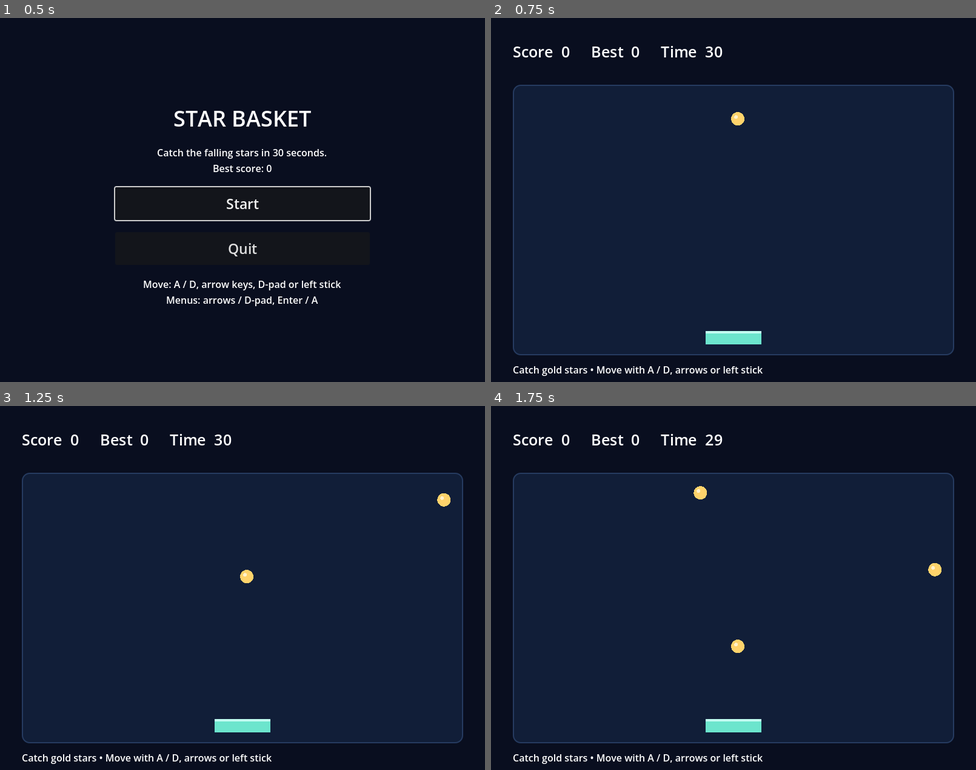
Above: before the commit, frames 1-4 (two rows, left to right).
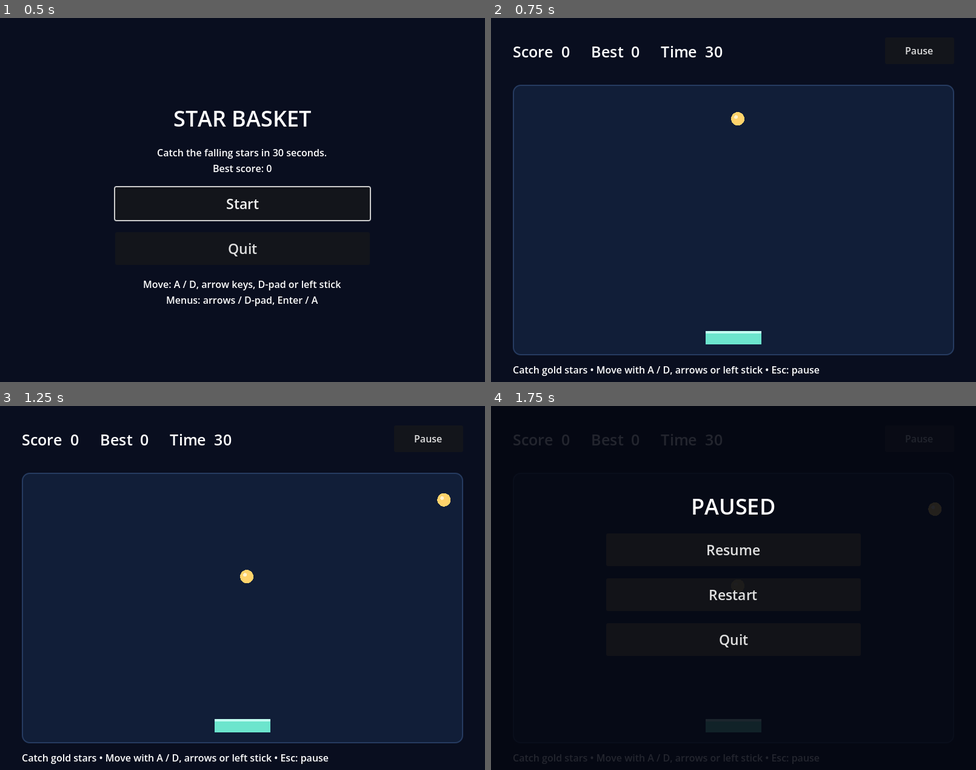
Above: after the commit, the same moments.

Repository: Klyve-09/hstack-trial-godot
Game: Godot game, scene res://main.tscn
Same seed, same stepped clock (60 frames per second), same inputs: the game is played once before the commit and once after it.
Inputs (mouse positions are in pixels of both pictures, inside the frame that each line leads up to):
- Up to frame 1 (0.5 s): no input
- Up to frame 2 (0.75 s): click "Start" at 0.5 s
- Up to frame 3 (1.25 s): no input
- Up to frame 4 (1.75 s): click (917, 438) at 1.25 s, where only the run after the commit has a clickable "Pause"

Frame 1 is identical in both runs. In frame 2, 0.1% of the frame differs, in the area x 56-92%, y 8-99%; in frame 3, 0.1%; in frame 4, 68%, in the area x 4-96%, y 7-99%.

Commit message:
Add an in-game pause menu

Diff:
--- a/scripts/game.gd
+++ b/scripts/game.gd
@@ -23,6 +23,7 @@
 var interface: Control
 var menu: VBoxContainer
 var hud: Label
+var pause_overlay: ColorRect
 
 
 func _ready() -> void:
@@ -34,6 +35,12 @@
 	interface.set_anchors_and_offsets_preset(Control.PRESET_FULL_RECT)
 	layer.add_child(interface)
 	show_title()
+
+
+func _unhandled_input(event: InputEvent) -> void:
+	if screen == Screen.PLAY and event.is_action_pressed("ui_cancel"):
+		show_pause_menu()
+		get_viewport().set_input_as_handled()
 
 
 func _process(delta: float) -> void:
@@ -104,10 +111,64 @@
 	hud.add_theme_font_size_override("font_size", 25)
 	interface.add_child(hud)
 	var hint := Label.new()
-	hint.text = "Catch gold stars • Move with A / D, arrows or left stick"
+	hint.text = "Catch gold stars • Move with A / D, arrows or left stick • Esc: pause"
 	hint.position = Vector2(36, 568)
 	interface.add_child(hint)
-	queue_redraw()
+	var pause_button := Button.new()
+	pause_button.text = "Pause"
+	pause_button.position = Vector2(650, 32)
+	pause_button.custom_minimum_size = Vector2(114, 44)
+	pause_button.pressed.connect(show_pause_menu)
+	interface.add_child(pause_button)
+	queue_redraw()
+
+
+func show_pause_menu() -> void:
+	if screen != Screen.PLAY or is_instance_valid(pause_overlay):
+		return
+	pause_overlay = ColorRect.new()
+	pause_overlay.color = Color(0.02, 0.03, 0.07, 0.88)
+	pause_overlay.process_mode = Node.PROCESS_MODE_WHEN_PAUSED
+	pause_overlay.set_anchors_and_offsets_preset(Control.PRESET_FULL_RECT)
+	interface.add_child(pause_overlay)
+	var panel := VBoxContainer.new()
+	panel.position = Vector2(190, 140)
+	panel.size = Vector2(420, 0)
+	panel.add_theme_constant_override("separation", 20)
+	pause_overlay.add_child(panel)
+	var heading := Label.new()
+	heading.text = "PAUSED"
+	heading.horizontal_alignment = HORIZONTAL_ALIGNMENT_CENTER
+	heading.add_theme_font_size_override("font_size", 36)
+	panel.add_child(heading)
+	_add_pause_button(panel, "Resume", resume_round)
+	_add_pause_button(panel, "Restart", restart_round)
+	_add_pause_button(panel, "Quit", get_tree().quit)
+	get_tree().paused = true
+
+
+func resume_round() -> void:
+	if not is_instance_valid(pause_overlay):
+		return
+	get_tree().paused = false
+	interface.remove_child(pause_overlay)
+	pause_overlay.queue_free()
+	pause_overlay = null
+
+
+func restart_round() -> void:
+	resume_round()
+	start_round()
+
+
+func _add_pause_button(container: VBoxContainer, text: String, action: Callable) -> void:
+	var button := Button.new()
+	button.text = text
+	button.focus_mode = Control.FOCUS_NONE
+	button.custom_minimum_size = Vector2(420, 54)
+	button.add_theme_font_size_override("font_size", 23)
+	button.pressed.connect(action)
+	container.add_child(button)
 
 
 func finish_round() -> void:
